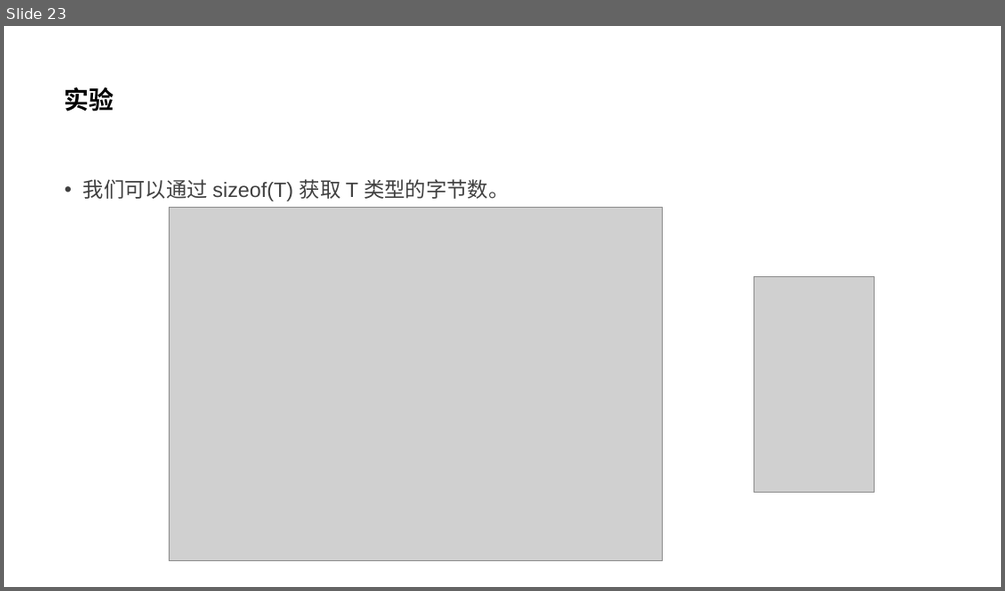
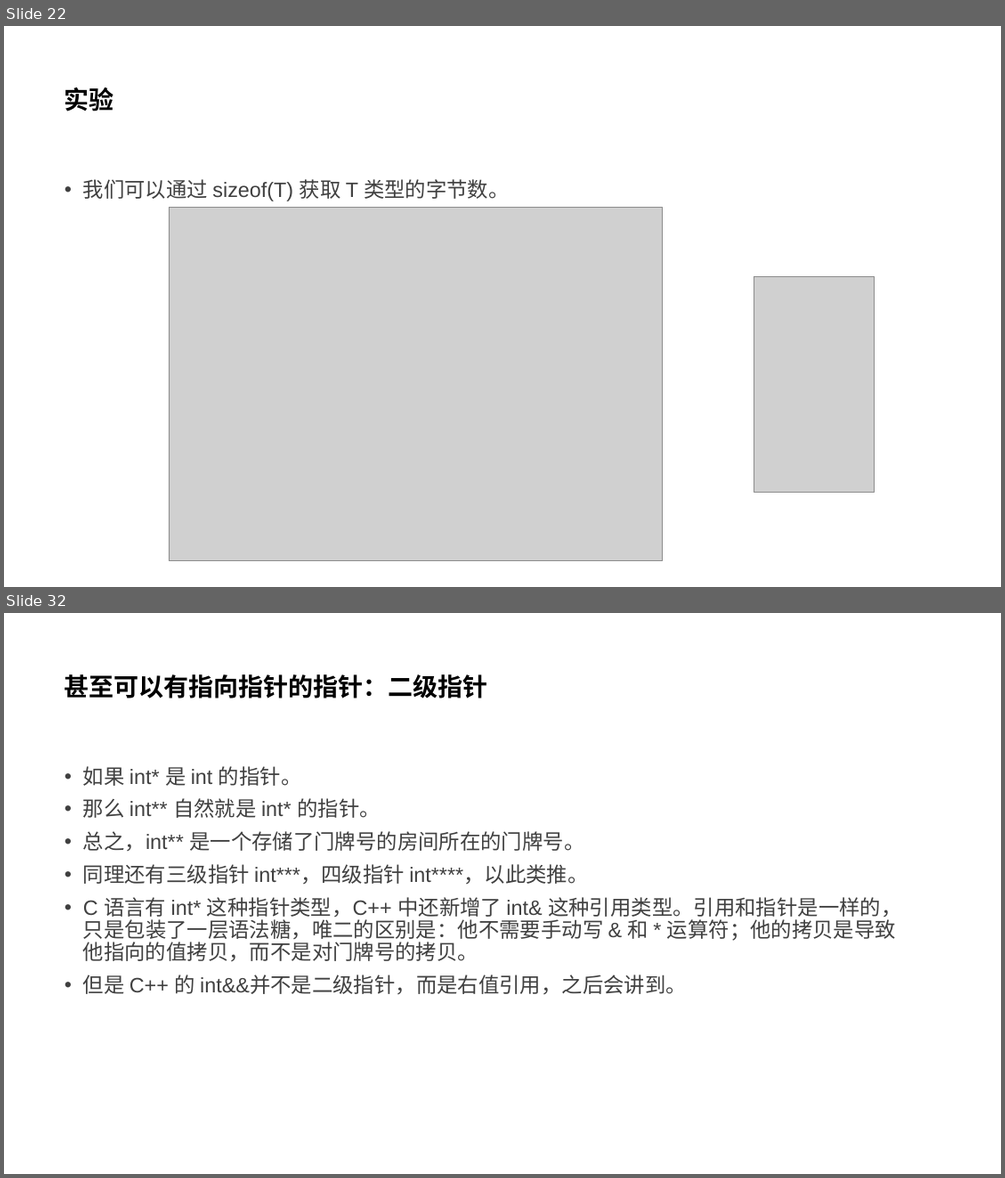
Before and after one commit to parallel101/course, a slide deck: 12/slides.pptx. Shown one above the other, each under a label of ours: slide 23 before the commit, slides 22 and 32 after it; the slides between them are not shown. The pictures are 1005x591 and 1005x1178 pixels, drawn with LibreOffice and Linux fonts; fonts in the diff are those of the drawing; grey boxes stand for pictures. Boxes give left, top, right and bottom in pixels: in the first picture for what was removed or moved away, otherwise in the second. Text is boxed around its words. In the diff, an @@ line names an element or a change of style, - is before the commit and + after.

```diff
--- a/12/slides.pptx
+++ b/12/slides.pptx
@@ slide 32 added at (x1=4, y1=613, x2=1001, y2=1174), background #FFFFFF @@
@@ title added at (x1=65, y1=674, x2=488, y2=698), 24 pt, text #000000, bold @@
+甚至可以有指向指针的指针：二级指针
@@ text added at (x1=83, y1=766, x2=901, y2=994), 20 pt, text #404040 @@
+• 如果 int* 是 int 的指针。
+• 那么 int** 自然就是 int* 的指针。
+• 总之，int** 是一个存储了门牌号的房间所在的门牌号。
+• 同理还有三级指针 int***，四级指针 int****，以此类推。
+• C 语言有 int* 这种指针类型，C++ 中还新增了 int& 这种引用类型。引用和指针是一样的，只是包装了一层语法糖，唯二的区别是：他不需要手动写 & 和 * 运算符；他的拷贝是导致他指向的值拷贝，而不是对门牌号的拷贝。
+• 但是 C++ 的 int&&并不是二级指针，而是右值引用，之后会讲到。
@@ what was slide 23 is now slide 22 @@
```
Also in this commit, not shown: 1 slide changed, 9 other slides added, 1 slide removed, 13 other files.
